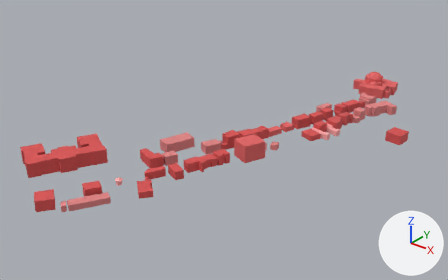
One commit to the glTF model public/models/model.glb: the scene before it, then after it.
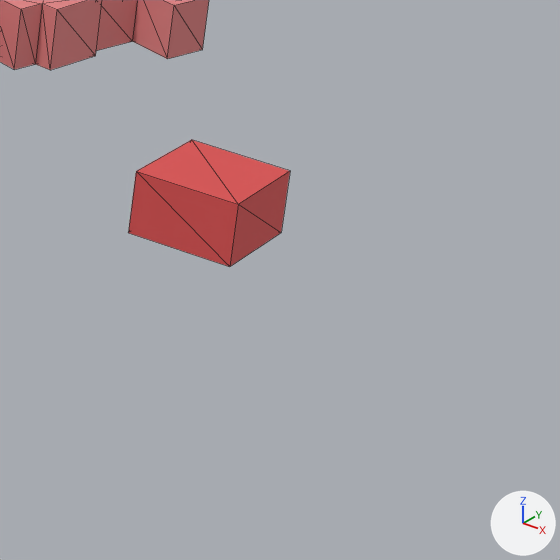
The first picture shows the older version from a camera (50 mm lens) standing at (262.7, -429.0, 236.0) and looking at (-51.9, -35.7, -7.8). The close-ups show the older and then the newer version on the part from 82% to 100% of the width and 38% to 67% of the height of that picture. Only the edits that show in the close-ups are written down. The lights are fixed; the arrows at lower right show +X, +Y and +Z. The close-ups show mesh edges as thin lines. Where no turn or scale is listed for an object, it has been applied to the vertices. Vertices at exactly the same position are counted once.

Before the edit, the objects in view are built like this:
```python
me_23o_primary_school_001 = bpy.data.meshes.new('23o_Primary_school.001')
me_23o_primary_school_001.from_pydata(...)  # 8 vertices, 12 faces; spans x -7.5..7.5, y -7.2..7.2, z 0.0..8.6
me_23o_primary_school_001.materials.append(mat_katagegramena)  # red #db5151
me_a11_001 = bpy.data.meshes.new('A11.001')
me_a11_001.from_pydata(...)  # 12 vertices, 20 faces; spans x -6.46..6.46, y -7.49..7.49, z -1.02..7.98
me_a11_001.materials.append(mat_elleipsh)  # pink #e28484
me_a12_001 = bpy.data.meshes.new('A12.001')
me_a12_001.from_pydata(...)  # 12 vertices, 20 faces; spans x -9.9..9.9, y -8.8..8.8, z 0.0..8.0
me_a12_001.materials.append(mat_elleipsh)  # pink #e28484
ob_23o_primary_school_001 = bpy.data.objects.new('23o_Primary_school.001', me_23o_primary_school_001)
ob_23o_primary_school_001.location = (75.7, 44.4, 0.0)
ob_a11_001 = bpy.data.objects.new('A11.001', me_a11_001)
ob_a11_001.location = (33.3, 83.6, 1.0)
ob_a12_001 = bpy.data.objects.new('A12.001', me_a12_001)
ob_a12_001.location = (40.5, 96.7, 0.0)
```
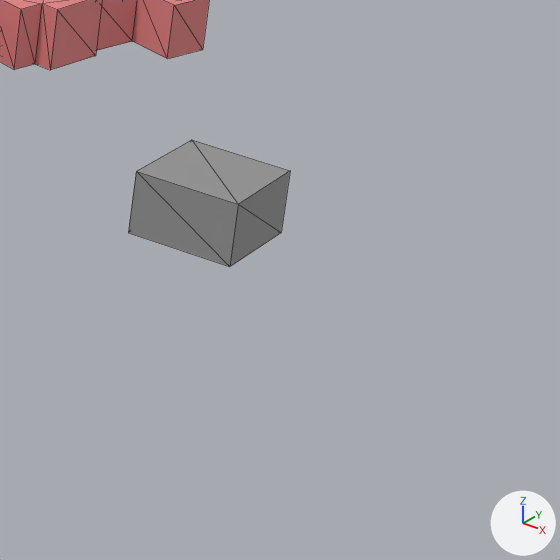
What changed in the scene script:
```text
Add mat_yparonta:
    mat_yparonta = principled_material('yparonta')
    mat_yparonta.base_color = (0.295, 0.295, 0.295)  # grey #949494
    mat_yparonta.roughness = 0.759
Change me_23o_primary_school_001:
    where me_23o_primary_school_001.from_pydata(...)  # 8 vertices, 12 faces; spans x -7.5..7.5, y -7.2..7.2, z 0.0..8.6
    used by ob_23o_primary_school_001; location = (75.7, 44.4, 0.0)
    me_23o_primary_school_001 part 1: 12 faces spanning x -7.5..7.5, y -7.2..7.2, z 0.0..8.6 switch from mat_katagegramena (red #db5151) to mat_yparonta (grey #949494)
```

Changed parts and their boxes (x1, y1, x2, y2) in the close-ups (560 x 560 px):
part 1 of me_23o_primary_school_001, recoloured (red to grey)
    both: (128, 140, 290, 267)
